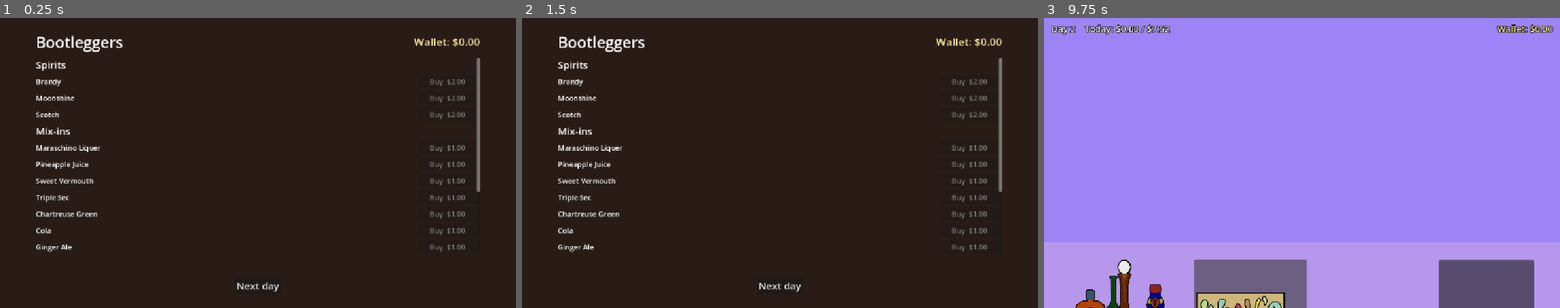
Above: before the commit, frames 1-3 (left to right).
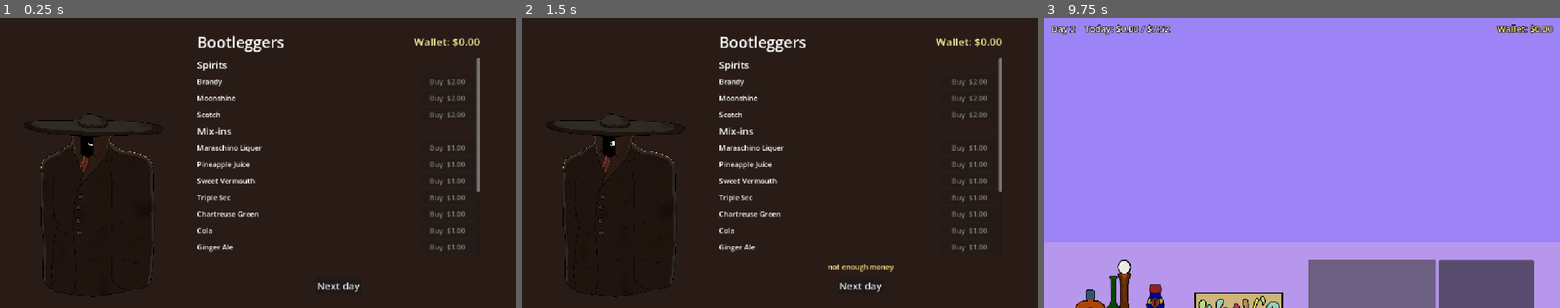
Above: after the commit, the same moments.

Repository: KingOfMarz14/Temperance
Game: Godot game, scene res://scenes/shop/shop.tscn
Two runs of this game, one before a commit and one after it. Both use one fixed random seed, a clock stepped at 60 frames per second and the inputs below. This scene is started directly instead of the project's main scene.
Inputs (mouse positions are in pixels of both pictures, inside the frame that each line leads up to):
- Up to frame 1 (0.25 s): no input
- Up to frame 2 (1.5 s): click (970, 81) at 0.5 s, where only the run after the commit has a clickable "Buy $2.00"; click (970, 99) at 1.25 s, where only the run after the commit has a clickable "Buy $2.00"
- Up to frame 3 (9.75 s): click (1492, 113) at 2 s, where only the run after the commit has a clickable "Buy $2.00"; click (1492, 148) at 2.75 s, where only the run after the commit has a clickable "Buy $1.00"; click (1492, 163) at 3.5 s, where only the run after the commit has a clickable "Buy $1.00"; click (1492, 180) at 4.25 s, where only the run after the commit has a clickable "Buy $1.00"; click (1492, 197) at 5 s, where only the run after the commit has a clickable "Buy $1.00"; click (1492, 215) at 5.75 s, where only the run after the commit has a clickable "Buy $1.00"; click (1492, 229) at 6.5 s, where only the run after the commit has a clickable "Buy $1.00"; click (1492, 247) at 7.25 s, where only the run after the commit has a clickable "Buy $1.00"; click (1492, 264) at 8 s, where only the run after the commit has a clickable "Buy $1.00"; click (1492, 279) at 8.75 s, where only the run after the commit has a clickable "Buy $1.00"; click "Next day" at 9.5 s

The runs differ from the first frame. In frame 1, 4.1% of the frame differs, in the area x 4-94%, y 6-97%; in frame 2, 4.2%; in frame 3, 7.1%, in the area x 29-76%, y 83-100%.

Commit message:
Shake/stir minigame, shop music, Bigfoot, button clicks
mainly shake/stir minigame, added new character to shop menu as well as music, clicking sounds.

Diff:
--- a/project.godot
+++ b/project.godot
@@ -18,6 +18,7 @@
 [autoload]
 
 GameState="*res://scenes/game_state.gd"
+Sfx="*res://scenes/sfx.gd"
 
 [display]
 
--- a/scenes/bar/bar.gd
+++ b/scenes/bar/bar.gd
@@ -504,7 +504,7 @@
 	if no_glass():
 		return
 	if current.mix[0] != null && current.spirit[0] != null:
-		current._shaken = true
+		_start_minigame(false)
 	else:
 		$CustomerManager._flash_message("Nothing to shake right now")
 
@@ -513,9 +513,20 @@
 	if no_glass():
 		return
 	if current.spirit[0] != null:   # stirred orders can be spirit only
-		current._stirred = true
+		_start_minigame(true)
 	else:
 		$CustomerManager._flash_message("Nothing to stir right now")
+
+
+# shake/stir minigame, only marks the drink once its finished
+func _start_minigame(stirring: bool):
+	var drink = current
+	var game = preload("res://scenes/bar/mix_minigame.gd").new(stirring)
+	game.done.connect(func():
+		drink._stirred = stirring
+		drink._shaken = not stirring
+		$CustomerManager._flash_message("Stirred!" if stirring else "Shaken!"))
+	add_child(game)
 
 
 func _on_exit_menu_pressed() -> void:
--- /dev/null
+++ b/scenes/bar/mix_minigame.gd
@@ -0,0 +1,96 @@
+extends CanvasLayer
+
+# hold click and shake (up/down) or stir (left/right) until the bar fills
+
+signal done
+
+const SHAKER_ICON = "res://sprites/Menu_Icon_Sprites/REUPLOADED_SHAKER_OPEN.png"
+const MIXER_ICON = "res://sprites/Menu_Icon_Sprites/REUPLOADED_MIXER.png"
+const NEEDED = 3000.0      # how much mouse movement it takes
+const SWING = 120.0        # how far the tool moves from the middle
+
+var stirring := false      # false = shaker, true = mixer
+var progress := 0.0
+var swing_pos := 0.0
+var tool: TextureRect
+var bar: ProgressBar
+
+
+func _init(is_mixer: bool):
+	stirring = is_mixer
+
+
+func _ready():
+	layer = 10
+
+	# dark bg also blocks clicks on the bar behind it
+	var dim = ColorRect.new()
+	dim.color = Color(0, 0, 0, 0.6)
+	dim.set_anchors_preset(Control.PRESET_FULL_RECT)
+	add_child(dim)
+
+	var label = Label.new()
+	label.text = "Hold click and stir side to side!" if stirring else "Hold click and shake up and down!"
+	label.add_theme_font_size_override("font_size", 26)
+	label.horizontal_alignment = HORIZONTAL_ALIGNMENT_CENTER
+	label.anchor_right = 1.0
+	label.offset_top = 40
+	label.offset_bottom = 80
+	add_child(label)
+
+	tool = TextureRect.new()
+	tool.texture = load(MIXER_ICON if stirring else SHAKER_ICON)
+	tool.expand_mode = TextureRect.EXPAND_IGNORE_SIZE
+	tool.stretch_mode = TextureRect.STRETCH_KEEP_ASPECT_CENTERED
+	tool.size = Vector2(200, 200)
+	tool.mouse_filter = Control.MOUSE_FILTER_IGNORE
+	add_child(tool)
+
+	# progress bar on the right
+	bar = ProgressBar.new()
+	bar.fill_mode = ProgressBar.FILL_BOTTOM_TO_TOP
+	bar.show_percentage = false
+	bar.max_value = NEEDED
+	bar.anchor_left = 1.0
+	bar.anchor_right = 1.0
+	bar.anchor_top = 0.5
+	bar.anchor_bottom = 0.5
+	bar.offset_left = -90
+	bar.offset_right = -50
+	bar.offset_top = -180
+	bar.offset_bottom = 180
+	bar.mouse_filter = Control.MOUSE_FILTER_IGNORE
+	add_child(bar)
+
+	var x = Button.new()
+	x.text = "X"
+	x.anchor_left = 1.0
+	x.anchor_right = 1.0
+	x.offset_left = -50
+	x.offset_right = -10
+	x.offset_top = 10
+	x.offset_bottom = 50
+	x.pressed.connect(queue_free)   # cancel, drink stays the same
+	add_child(x)
+
+	_place_tool()
+
+
+func _input(event):
+	if event is InputEventMouseMotion and event.button_mask & MOUSE_BUTTON_MASK_LEFT:
+		var move = event.relative.x if stirring else event.relative.y
+		progress += abs(move)
+		swing_pos = clamp(swing_pos + move, -SWING, SWING)
+		bar.value = progress
+		_place_tool()
+		if progress >= NEEDED:
+			done.emit()
+			queue_free()
+
+
+func _place_tool():
+	var center = get_viewport().get_visible_rect().size / 2.0 - tool.size / 2.0
+	if stirring:
+		tool.position = center + Vector2(swing_pos, 0)
+	else:
+		tool.position = center + Vector2(0, swing_pos)
--- /dev/null
+++ b/scenes/sfx.gd
@@ -0,0 +1,27 @@
+extends Node
+
+# plays a click on every button + menu item in the game, no setup needed per button
+
+const CLICK = preload("res://audio/sfx/click.wav")
+var player: AudioStreamPlayer
+
+
+func _ready():
+	player = AudioStreamPlayer.new()
+	player.stream = CLICK
+	player.volume_db = -4
+	player.max_polyphony = 4
+	add_child(player)
+	get_tree().node_added.connect(_on_node_added)
+
+
+func _on_node_added(node):
+	if node is BaseButton:
+		node.pressed.connect(click)
+	elif node is ItemList:
+		node.item_clicked.connect(func(_i, _pos, _button): click())
+
+
+func click():
+	player.pitch_scale = randf_range(0.95, 1.05)   # so it doesnt sound robotic
+	player.play()
--- a/scenes/shop/shop.gd
+++ b/scenes/shop/shop.gd
@@ -4,9 +4,23 @@
 @onready var item_list: VBoxContainer = $Panel/VBox/Scroll/Items
 @onready var message_label: Label = $Panel/VBox/Message
 @onready var next_day_button: Button = $Panel/VBox/NextDay
+@onready var bigfoot: TextureRect = $Bigfoot
+
+const BIGFOOT_NEUTRAL = preload("res://sprites/Character_Sprites/bigfootNeutral0.png")
+const BIGFOOT_HAPPY = preload("res://sprites/Character_Sprites/bigfootHappy0.png")
+const BIGFOOT_MAD = preload("res://sprites/Character_Sprites/bigfootMad0.png")
+var mood_count := 0
 
 
 func _ready() -> void:
+	# shop music
+	var music = AudioStreamPlayer.new()
+	var song = load("res://audio/music/sphinx_w_strings.mp3")
+	song.loop = true
+	music.stream = song
+	add_child(music)
+	music.play()
+
 	next_day_button.pressed.connect(_on_next_day_pressed)
 	message_label.text = ""
 	_refresh()
@@ -48,7 +62,8 @@
 		var button = Button.new()
 		button.text = "Buy  $%.2f" % price
 		button.custom_minimum_size = Vector2(130, 0)
-		button.disabled = GameState.money < price   # cant afford
+		if GameState.money < price:
+			button.modulate = Color(1, 1, 1, 0.5)   # cant afford, still clickable so bigfoot can get mad
 		button.pressed.connect(_on_buy_pressed.bind(item_name, category, price))
 		row.add_child(button)
 		item_list.add_child(row)
@@ -57,9 +72,21 @@
 func _on_buy_pressed(item_name: String, category: String, price: float):
 	if GameState.buy(item_name, category, price):
 		message_label.text = "bought " + item_name
+		_bigfoot_mood(BIGFOOT_HAPPY)
 	else:
 		message_label.text = "not enough money"
+		_bigfoot_mood(BIGFOOT_MAD)
 	_refresh()
+
+
+# show a face for a sec then go back to normal
+func _bigfoot_mood(face: Texture2D):
+	mood_count += 1
+	var mine = mood_count
+	bigfoot.texture = face
+	await get_tree().create_timer(1.5).timeout
+	if mine == mood_count:   # only reset if nothing else happened since
+		bigfoot.texture = BIGFOOT_NEUTRAL
 
 
 func _on_next_day_pressed():
--- a/scenes/shop/shop.tscn
+++ b/scenes/shop/shop.tscn
@@ -1,6 +1,7 @@
 [gd_scene format=3 uid="uid://cmovdbpoh14am"]
 
 [ext_resource type="Script" uid="uid://x65ej076c7qu" path="res://scenes/shop/shop.gd" id="1_100s2"]
+[ext_resource type="Texture2D" path="res://sprites/Character_Sprites/bigfootNeutral0.png" id="2_bigf"]
 
 [node name="Shop" type="Control" unique_id=343443343]
 layout_mode = 3
@@ -20,6 +21,21 @@
 grow_vertical = 2
 color = Color(0.16, 0.11, 0.09, 1)
 
+[node name="Bigfoot" type="TextureRect" parent="." unique_id=1820365520]
+layout_mode = 1
+anchors_preset = 2
+anchor_top = 1.0
+anchor_bottom = 1.0
+offset_left = 10.0
+offset_top = -470.0
+offset_right = 420.0
+offset_bottom = 0.0
+grow_vertical = 0
+mouse_filter = 2
+texture = ExtResource("2_bigf")
+expand_mode = 1
+stretch_mode = 5
+
 [node name="Panel" type="MarginContainer" parent="." unique_id=217211161]
 layout_mode = 1
 anchors_preset = 15
@@ -27,7 +43,7 @@
 anchor_bottom = 1.0
 grow_horizontal = 2
 grow_vertical = 2
-theme_override_constants/margin_left = 80
+theme_override_constants/margin_left = 440
 theme_override_constants/margin_top = 30
 theme_override_constants/margin_right = 80
 theme_override_constants/margin_bottom = 30
Not shown, added: audio/music/sphinx_w_strings.mp3.import
Not shown, added: audio/sfx/click.wav.import
Not shown, added: scenes/bar/mix_minigame.gd.uid
Not shown, added: scenes/sfx.gd.uid
Not shown, added: sprites/Character_Sprites/bigfootHappy0.png.import
Not shown, added: sprites/Character_Sprites/bigfootMad0.png.import
Not shown, added: sprites/Character_Sprites/bigfootNeutral0.png.import
Not shown, added: audio/music/sphinx_w_strings.mp3
Not shown, added: audio/sfx/click.wav
